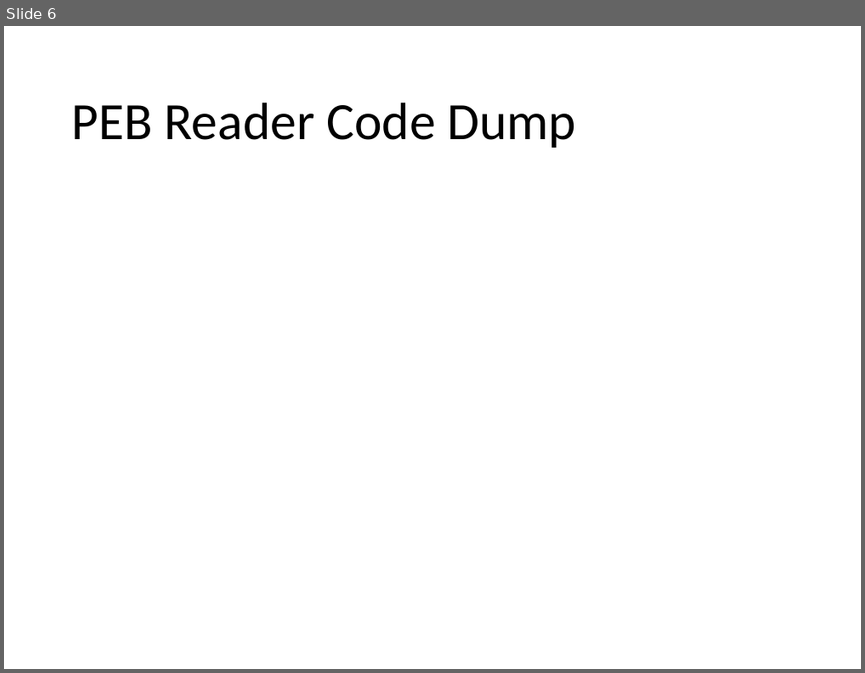
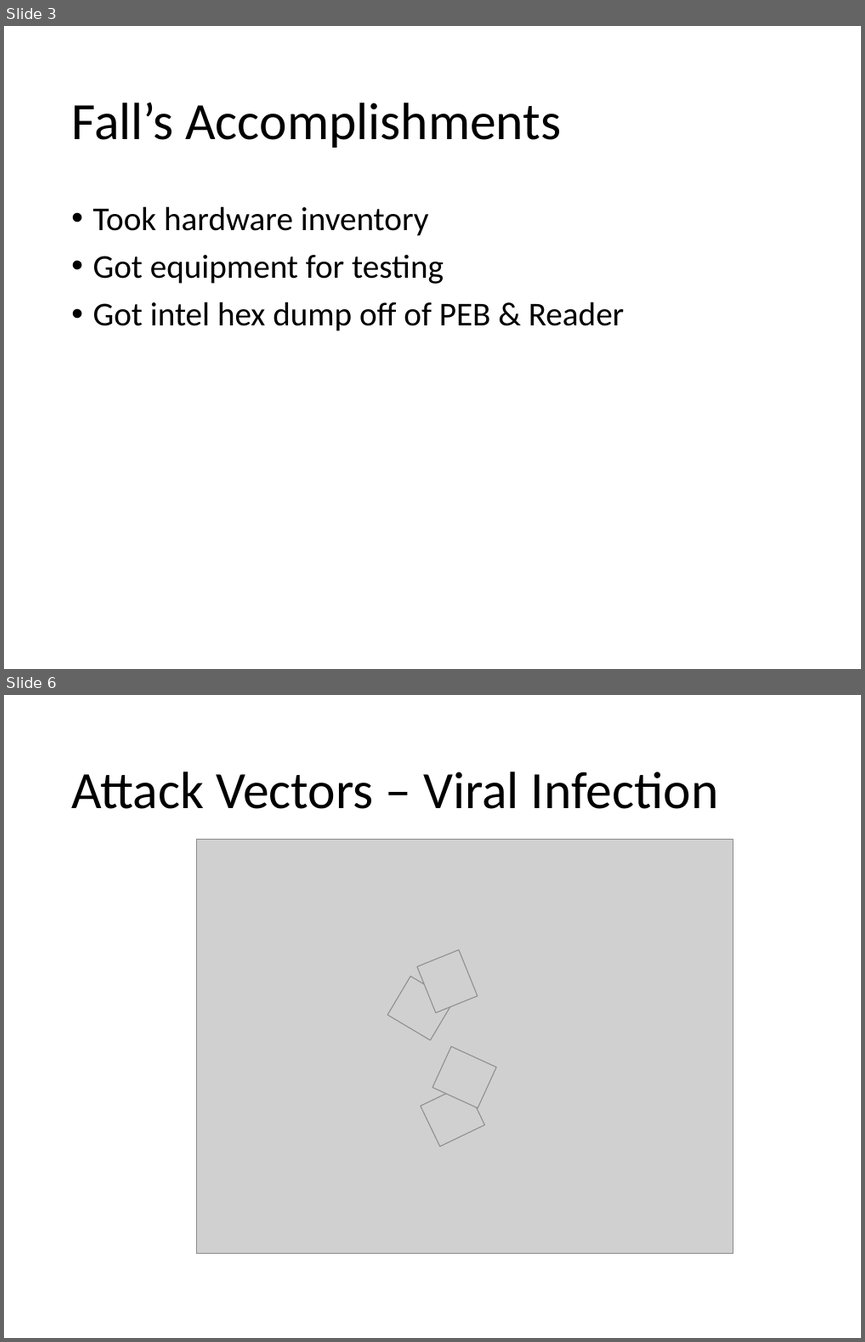
Before and after one commit to SCCapstone/omaha, a slide deck: docs/final-presentation.pptx. Shown one above the other, each under a label of ours: slide 6 before the commit, slides 3 and 6 after it; the slides between them are not shown. The pictures are 865x673 and 865x1342 pixels, drawn with LibreOffice and Linux fonts; fonts in the diff are those of the drawing; grey boxes stand for pictures; background and template pictures are left out. Boxes give left, top, right and bottom in pixels: in the first picture for what was removed or moved away, otherwise in the second. Text is boxed around its words. In the diff, an @@ line names an element or a change of style, - is before the commit and + after.

```diff
--- a/docs/final-presentation.pptx
+++ b/docs/final-presentation.pptx
@@ slide 6 added at box(4, 695, 861, 1338), background #FFFFFF @@
@@ title added at box(71, 771, 718, 809), 44 pt, text #000000 @@
+Attack Vectors – Viral Infection
@@ picture added at box(196, 839, 732, 1253) @@
@@ picture added at box(416, 950, 477, 1013) @@
@@ picture added at box(387, 976, 454, 1040) @@
@@ picture added at box(432, 1047, 496, 1109) @@
@@ picture added at box(420, 1084, 484, 1146) @@
@@ what was slide 6 is now slide 3 @@
@@ slide 3 changed as well @@
@@ title at box(71, 102, 561, 148): text changed @@
-PEB Reader Code Dump
+Fall’s Accomplishments
@@ text added at box(93, 206, 624, 331), 28 pt, text #000000 @@
+• Took hardware inventory
+• Got equipment for testing
+• Got intel hex dump off of PEB & Reader
```
Also in this commit, not shown: 1 other slide changed, 4 other slides added, 5 slides removed.
